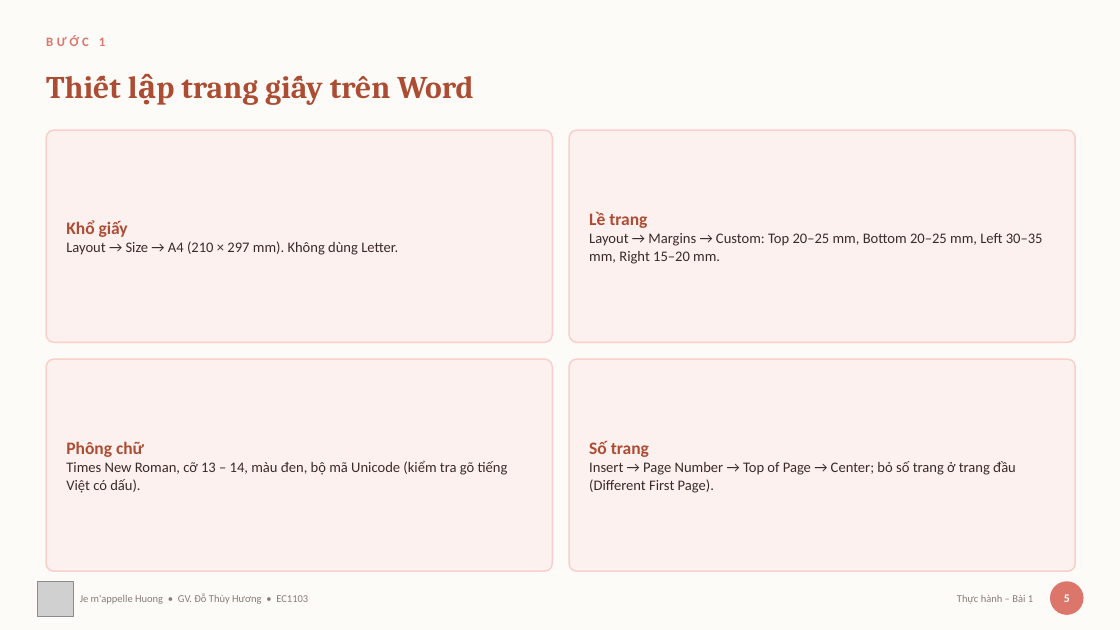
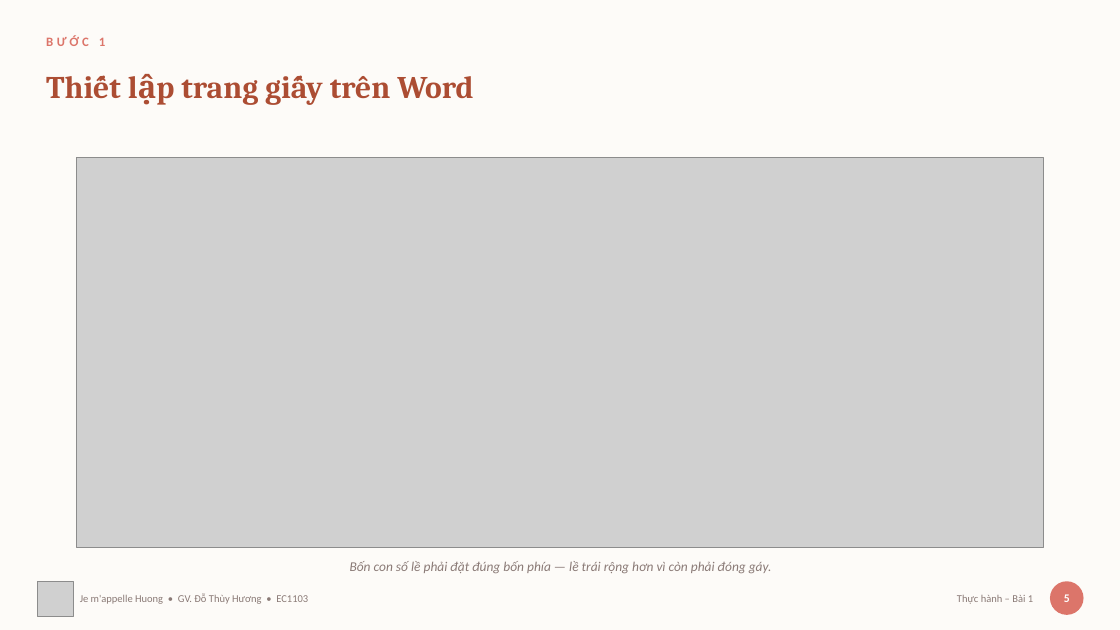
Before and after one commit to thuyhuongctu/ComDraft, a slide deck: slide 5 of practice/bai-1-the-thuc.pptx. Drawn at 1120x630 pixels with LibreOffice and Linux fonts; fonts in the diff are those of the drawing; grey boxes stand for pictures. Boxes give left, top, right and bottom in pixels: in the first picture for what was removed or moved away, otherwise in the second. Text is boxed around its words. In the diff, an @@ line names an element or a change of style, - is before the commit and + after.

Commit message:
Hai hình cho bài thực hành 1 và 2
Ba bài thực hành khác năm chương bài giảng ở một điểm: phần lớn chữ trên đó
là THAO TÁC trên Word — "Layout → Margins → Custom: Top 20–25 mm…". Cắt loại
chữ này thì sinh viên ngồi máy không theo được. Nên ở đây không rút gọn mà
vẽ ra hình, giữ nguyên đường đi trong Word.

- Bài 1 "Thiết lập trang giấy" → tờ A4 với bốn con số lề đặt đúng bốn phía,
  kèm dải đóng gáy bên trái để thấy vì sao lề trái phải rộng hơn. Bốn đường
  đi trong Word giữ nguyên từng chữ ở cột phải.
- Bài 2 "Biên bản và Báo cáo" → biên bản mô phỏng năm phần bên trái, mạch
  bốn phần của báo cáo bên phải.

  bai-1-the-thuc     96,2 →  91,1 chữ/slide
  bai-2-hanh-chinh  111,1 →  99,4

Ba lỗi của mình, bắt được khi dựng ảnh ra nhìn:
1. Nhãn lề trái "30 – 35 mm" bị dải đóng gáy che mất chữ số đầu, đọc thành
   "0 – 35 mm"; nhãn lề phải thì tràn ra ngoài mép giấy.
2. Lặp lại đúng cái sai đã sửa ở hình thư tín hôm qua — đặt display:flex lên
   khối chú thích khiến mỗi chữ in đậm giữa câu thành một ô riêng, sinh
   khoảng hở giữa dòng.
3. Hình ban đầu chỉ vẽ biên bản trong khi slide đích tên là "Biên bản và Báo
   cáo" — thay cả slide bằng hình thiếu vế báo cáo là làm mất nội dung. Đã bổ
   sung vế báo cáo cho hình phủ đúng phạm vi slide.

Đã chạy lại xuat_slide.py. Nâng PHIEN_BAN lên comdraft-v21. Bộ kiểm tra 24/24.

Còn lại: bộ slide tiếng Anh.

```diff
--- a/practice/bai-1-the-thuc.pptx
+++ b/practice/bai-1-the-thuc.pptx
@@ rounded rectangle removed at (46, 130, 553, 342) @@
@@ rounded rectangle removed at (570, 130, 1076, 342) @@
@@ picture added at (76, 157, 1044, 547) @@
@@ text removed at (66, 220, 398, 255) @@
-Khổ giấy
-Layout → Size → A4 (210 × 297 mm). Không dùng Letter.
@@ text removed at (589, 212, 1043, 264) @@
-Lề trang
-Layout → Margins → Custom: Top 20–25 mm, Bottom 20–25 mm, Left 30–35 mm, Right 15–20 mm.
@@ rounded rectangle removed at (46, 360, 553, 571) @@
@@ rounded rectangle removed at (570, 360, 1076, 571) @@
@@ text removed at (66, 441, 508, 493) @@
-Phông chữ
-Times New Roman, cỡ 13 – 14, màu đen, bộ mã Unicode (kiểm tra gõ tiếng Việt có dấu).
@@ text removed at (589, 441, 1016, 493) @@
-Số trang
-Insert → Page Number → Top of Page → Center; bỏ số trang ở trang đầu (Different First Page).
@@ text added at (350, 561, 772, 573), 11.5 pt, text #8A7A76, italic @@
+Bốn con số lề phải đặt đúng bốn phía — lề trái rộng hơn vì còn phải đóng gáy.
```
Also in this commit, not shown: 16 other files.
